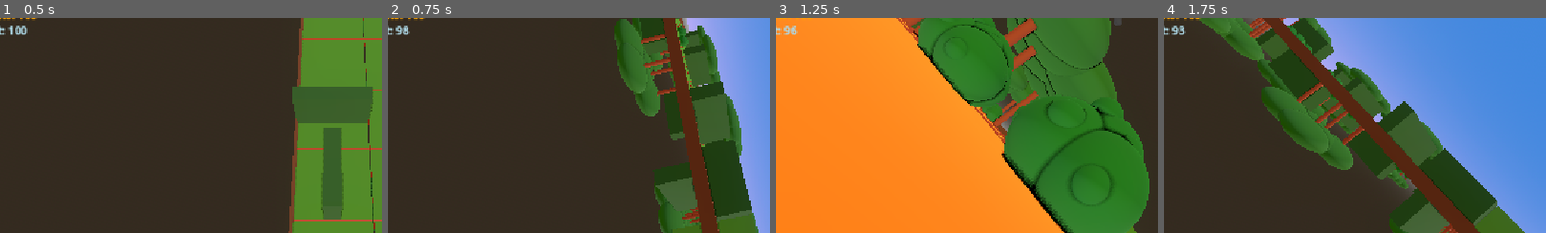
Above: before the commit, frames 1-4 (left to right).
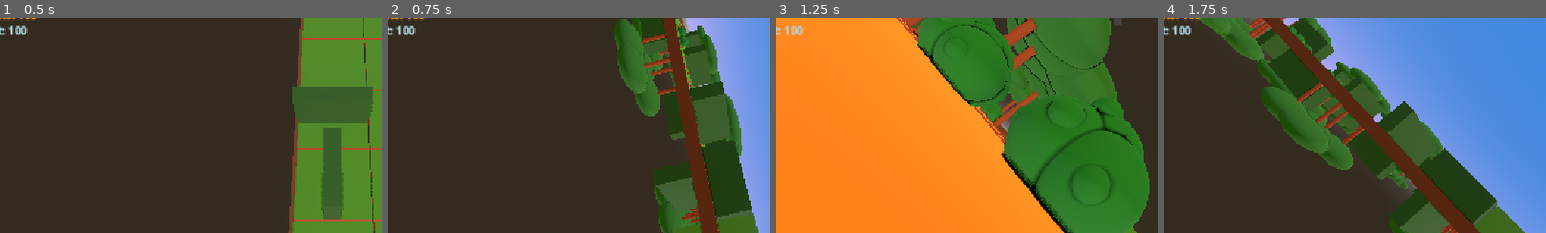
Above: after the commit, the same moments.

Repository: Grihgrix/Tank_Shift
Game: Godot game, scene res://Game scenes/Main_game_scene.tscn
Two runs of this game, one before a commit and one after it. Both use one fixed random seed, a clock stepped at 60 frames per second and the inputs below.
Inputs (mouse positions are % of the whole screen's width and height, from its top left):
- Up to frame 1 (0.5 s): no input
- Up to frame 2 (0.75 s): tap Enter (ui_accept) at 0.5 s; move the mouse to (10, 12) at 0.52 s; hold Right (ui_right) from 0.53 s (still down); right-click (10, 12) at 0.6 s; click (10, 12) at 0.67 s
- Up to frame 3 (1.25 s): keep holding Right (ui_right); tap Enter (ui_accept) at 0.77, 0.8, 1.07 s
- Up to frame 4 (1.75 s): move the mouse to (30, 55) at 1.27 s; release Right (ui_right) at 1.28 s; hold Down (ui_down) from 1.28 s (still down); tap Enter (ui_accept) at 1.35, 1.52 s; right-click (30, 55) at 1.55 s
The pictures show only the part of the screen within x 6-56%, y 6-56%; the shares and areas given below are measured in that part.

Frame 1 is identical in both runs. In frame 2, 0.1% of the frame differs, in the area x 2-8%, y 3-8%; in frame 3, 0.1%; in frame 4, 0.2%.

Commit message:
Remove obsolete code to consume shift ammo

Diff:
--- a/Game scenes/Character scenes/character.gd
+++ b/Game scenes/Character scenes/character.gd
@@ -43,8 +43,6 @@
 		# Trigger shift of current parent
 		var current_tile:Node = get_parent()
 		current_tile.self_shift_requested = true
-		# Consume a shift ammo
-		shift_ammo_count -= 1
 
 
 
@@ -55,8 +53,6 @@
 		# Trigger reparenting (in the main script) and shift (in the tile script)
 		Global.shift_requested_on_mouse = true
 		# Actual shift is happening in the tiles code
-		# Consume a shift ammo
-		shift_ammo_count -= 1
 
 	######################################
 	# Check if we are upside down or not #
